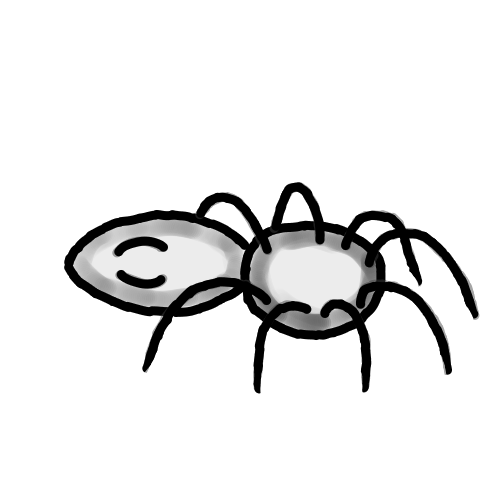
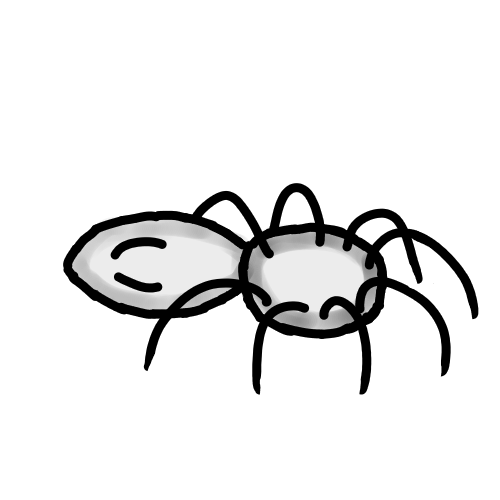
Comparing the layer stacks of the two w=500, h=500 images. Changes:
pixels changed over (x1=63, y1=182, x2=480, y2=395) (layer not identified)
